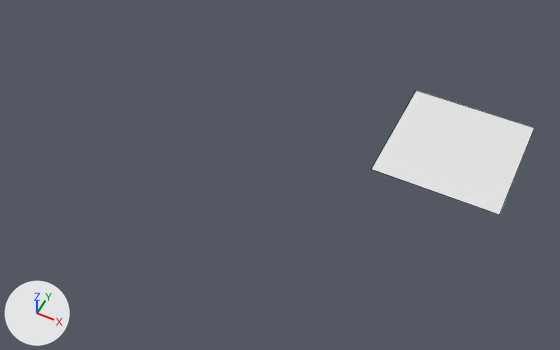
A saved change to the Blender file Assets/level.blend.
Rendered twice from a camera (50 mm lens) standing at (13.2, -87.6, 87.9) and looking at (-20.4, -20.4, 3.8). The axes (+X, +Y, +Z) are drawn at lower left. The lights are the same throughout. Mesh edges are drawn as thin lines.
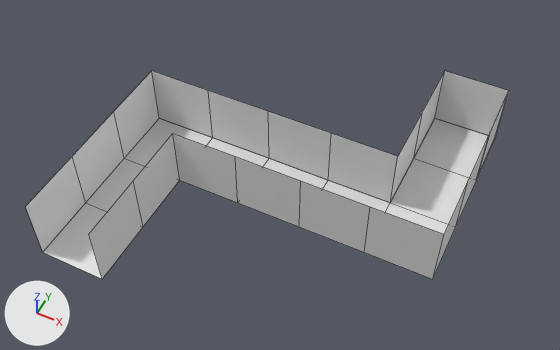
Diff of the bpy script that builds the scene:
```diff
--- a/Assets/level.blend.py
+++ b/Assets/level.blend.py
@@ me_plane @@
 me_plane.from_pydata(...)  # 4 vertices, 1 face; spans x -10.0..10.0, y -10.0..10.0, z 0.0
-me_plane.vertices[0].co = (-10.0, -10.0, 0.0)  # pixel (371, 169)
-me_plane.vertices[1].co = (10.0, -10.0, 0.0)  # pixel (499, 214)
-me_plane.vertices[2].co = (-10.0, 10.0, 0.0)  # pixel (416, 90)
-me_plane.vertices[3].co = (10.0, 10.0, 0.0)  # pixel (534, 127)
+# me_plane part 1
+me_plane.vertices[0].co = (-5.0, -5.0, 0.0)  # pixel (413, 158)
+me_plane.vertices[1].co = (5.0, -5.0, 0.0)  # pixel (476, 180)
+me_plane.vertices[2].co = (-5.0, 5.0, 0.0)  # pixel (434, 118)
+me_plane.vertices[3].co = (5.0, 5.0, 0.0)  # pixel (495, 137)
@@ me_wall @@
+me_wall.from_pydata([(-5.0, 0.0, -5.0), (5.0, 0.0, -5.0), (-5.0, 0.0, 5.0), (5.0, 0.0, 5.0)], [], [(1, 0, 2, 3)])
@@ ob_plane_027 @@
+ob_plane_027 = bpy.data.objects.new('Plane.027', me_wall)
+ob_plane_027.location = (-45.0, -40.0, 5.0)
+ob_plane_027.rotation_euler = (0.0, 0.0, 4.712)  # degrees (0, 0, 270)
@@ ob_plane_026 @@
+ob_plane_026 = bpy.data.objects.new('Plane.026', me_wall)
+ob_plane_026.location = (-45.0, -30.0, 5.0)
+ob_plane_026.rotation_euler = (0.0, 0.0, 4.712)  # degrees (0, 0, 270)
@@ ob_plane_025 @@
+ob_plane_025 = bpy.data.objects.new('Plane.025', me_wall)
+ob_plane_025.location = (-45.0, -20.0, 5.0)
+ob_plane_025.rotation_euler = (0.0, 0.0, 4.712)  # degrees (0, 0, 270)
@@ ob_plane_024 @@
+ob_plane_024 = bpy.data.objects.new('Plane.024', me_wall)
+ob_plane_024.location = (-5.0, -10.0, 5.0)
+ob_plane_024.rotation_euler = (0.0, 0.0, 4.712)  # degrees (0, 0, 270)
@@ ob_plane_023 @@
+ob_plane_023 = bpy.data.objects.new('Plane.023', me_wall)
+ob_plane_023.location = (-5.0, 0.0, 5.0)
+ob_plane_023.rotation_euler = (0.0, 0.0, 4.712)  # degrees (0, 0, 270)
@@ ob_plane_022 @@
+ob_plane_022 = bpy.data.objects.new('Plane.022', me_wall)
+ob_plane_022.location = (-40.0, -15.0, 5.0)
+ob_plane_022.rotation_euler = (0.0, 0.0, 3.142)  # degrees (0, 0, 180)
@@ ob_plane_021 @@
+ob_plane_021 = bpy.data.objects.new('Plane.021', me_wall)
+ob_plane_021.location = (-30.0, -15.0, 5.0)
+ob_plane_021.rotation_euler = (0.0, 0.0, 3.142)  # degrees (0, 0, 180)
@@ ob_plane_020 @@
+ob_plane_020 = bpy.data.objects.new('Plane.020', me_wall)
+ob_plane_020.location = (-20.0, -15.0, 5.0)
+ob_plane_020.rotation_euler = (0.0, 0.0, 3.142)  # degrees (0, 0, 180)
@@ ob_plane_019 @@
+ob_plane_019 = bpy.data.objects.new('Plane.019', me_wall)
+ob_plane_019.location = (-10.0, -15.0, 5.0)
+ob_plane_019.rotation_euler = (0.0, 0.0, 3.142)  # degrees (0, 0, 180)
@@ ob_plane_018 @@
+ob_plane_018 = bpy.data.objects.new('Plane.018', me_wall)
+ob_plane_018.location = (0.0, 5.0, 5.0)
+ob_plane_018.rotation_euler = (0.0, 0.0, 3.142)  # degrees (0, 0, 180)
@@ ob_plane_017 @@
+ob_plane_017 = bpy.data.objects.new('Plane.017', me_wall)  # modifiers SOLIDIFY
+ob_plane_017.location = (5.0, 0.0, 5.0)
+ob_plane_017.rotation_euler = (0.0, 0.0, 1.571)  # degrees (0, 0, 90)
@@ ob_plane_016 @@
+ob_plane_016 = bpy.data.objects.new('Plane.016', me_wall)
+ob_plane_016.location = (5.0, -20.0, 5.0)
+ob_plane_016.rotation_euler = (0.0, 0.0, 1.571)  # degrees (0, 0, 90)
@@ ob_plane_015 @@
+ob_plane_015 = bpy.data.objects.new('Plane.015', me_wall)
+ob_plane_015.location = (5.0, -10.0, 5.0)
+ob_plane_015.rotation_euler = (0.0, 0.0, 1.571)  # degrees (0, 0, 90)
@@ ob_plane_014 @@
+ob_plane_014 = bpy.data.objects.new('Plane.014', me_wall)
+ob_plane_014.location = (-35.0, -40.0, 5.0)
+ob_plane_014.rotation_euler = (0.0, 0.0, 1.571)  # degrees (0, 0, 90)
@@ ob_plane_013 @@
+ob_plane_013 = bpy.data.objects.new('Plane.013', me_wall)
+ob_plane_013.location = (-35.0, -30.0, 5.0)
+ob_plane_013.rotation_euler = (0.0, 0.0, 1.571)  # degrees (0, 0, 90)
@@ ob_plane_012 @@
+ob_plane_012 = bpy.data.objects.new('Plane.012', me_wall)
+ob_plane_012.location = (-30.0, -25.0, 5.0)
@@ ob_plane_011 @@
+ob_plane_011 = bpy.data.objects.new('Plane.011', me_wall)
+ob_plane_011.location = (-20.0, -25.0, 5.0)
@@ ob_plane_010 @@
+ob_plane_010 = bpy.data.objects.new('Plane.010', me_wall)
+ob_plane_010.location = (-10.0, -25.0, 5.0)
@@ ob_plane_009 @@
+ob_plane_009 = bpy.data.objects.new('Plane.009', me_wall)  # modifiers SOLIDIFY
+ob_plane_009.location = (0.0, -25.0, 5.0)
@@ ob_plane_008 @@
+ob_plane_008 = bpy.data.objects.new('Plane.008', me_plane)
+ob_plane_008.location = (-40.0, -40.0, 0.0)
@@ ob_plane_007 @@
+ob_plane_007 = bpy.data.objects.new('Plane.007', me_plane)
+ob_plane_007.location = (-40.0, -30.0, 0.0)
@@ ob_plane_006 @@
+ob_plane_006 = bpy.data.objects.new('Plane.006', me_plane)
+ob_plane_006.location = (-40.0, -20.0, 0.0)
@@ ob_plane_005 @@
+ob_plane_005 = bpy.data.objects.new('Plane.005', me_plane)
+ob_plane_005.location = (-30.0, -20.0, 0.0)
@@ ob_plane_004 @@
+ob_plane_004 = bpy.data.objects.new('Plane.004', me_plane)
+ob_plane_004.location = (-20.0, -20.0, 0.0)
@@ ob_plane_003 @@
+ob_plane_003 = bpy.data.objects.new('Plane.003', me_plane)
+ob_plane_003.location = (-10.0, -20.0, 0.0)
@@ ob_plane_002 @@
+ob_plane_002 = bpy.data.objects.new('Plane.002', me_plane)
+ob_plane_002.location = (0.0, -20.0, 0.0)
@@ ob_plane_001 @@
+ob_plane_001 = bpy.data.objects.new('Plane.001', me_plane)
+ob_plane_001.location = (0.0, -10.0, 0.0)
```

Where the change shows, as pixel boxes [x1, y1, x2, y2] in the pictures (560 x 350 px; the box of a moved part takes in the faces that stretch with it):
'Plane', reshaped: before [372, 90, 534, 215]; after [414, 118, 488, 178]
'Plane.009', added: after [364, 207, 444, 279]
'Plane.010', added: after [299, 181, 370, 252]
'Plane.019', added: after [328, 133, 398, 203]
'Plane.001', added: after [390, 159, 469, 224]
'Plane.018', added: after [435, 71, 509, 136]
'Plane.011', added: after [235, 156, 301, 227]
'Plane.020', added: after [268, 111, 331, 180]
'Plane.027', added: after [25, 157, 86, 252]
'Plane.012', added: after [173, 133, 238, 203]
'Plane.021', added: after [209, 91, 269, 158]
'Plane.014', added: after [89, 182, 143, 279]
'Plane.022', added: after [152, 71, 213, 138]
'Plane.026', added: after [72, 112, 124, 202]
'Plane.008', added: after [43, 203, 107, 279]
'Plane.013', added: after [133, 134, 180, 226]
'Plane.025', added: after [114, 71, 159, 158]
'Plane.006', added: after [125, 118, 212, 166]
'Plane.007', added: after [86, 158, 145, 212]
'Plane.024', added: after [391, 111, 423, 201]
'Plane.003', added: after [323, 180, 390, 212]
'Plane.002', added: after [386, 203, 449, 234]
'Plane.023', added: after [414, 71, 445, 157]
'Plane.004', added: after [263, 159, 328, 189]
'Plane.005', added: after [207, 138, 269, 167]
'Plane.016', added: after [433, 183, 468, 277]
'Plane.015', added: after [456, 136, 489, 225]
'Plane.017', added: after [477, 91, 509, 179]
part 1 of me_plane, moved or reshaped: before [372, 90, 534, 215]; after [43, 118, 488, 279]
